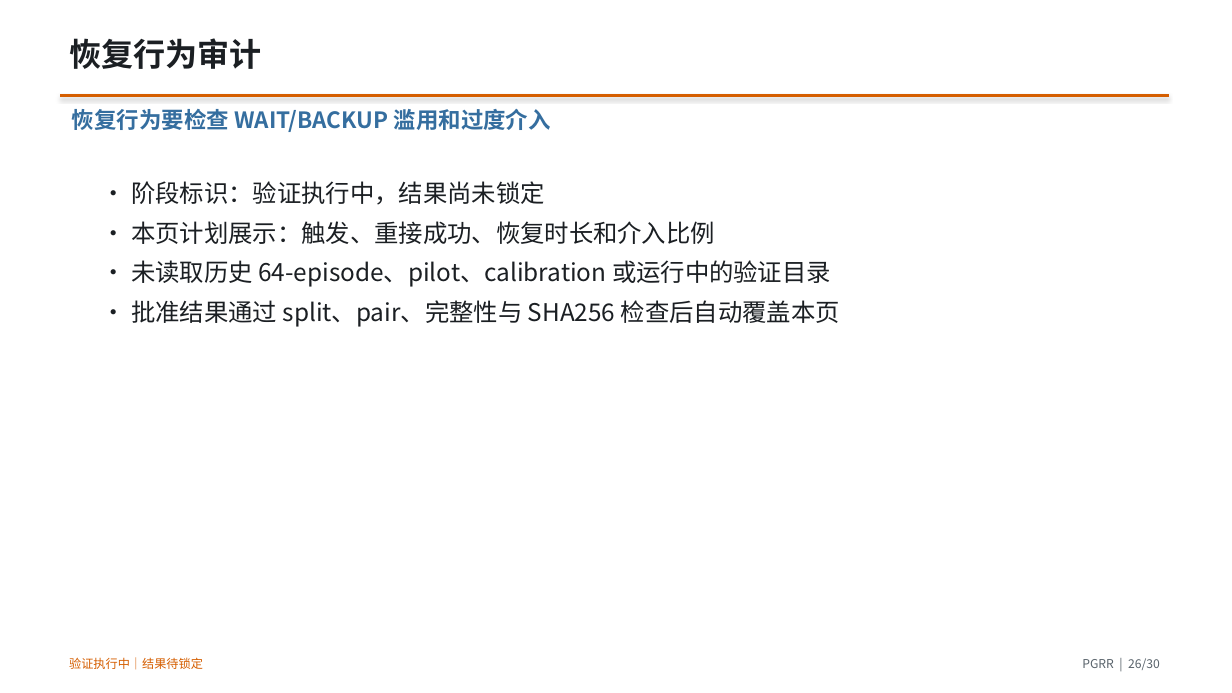
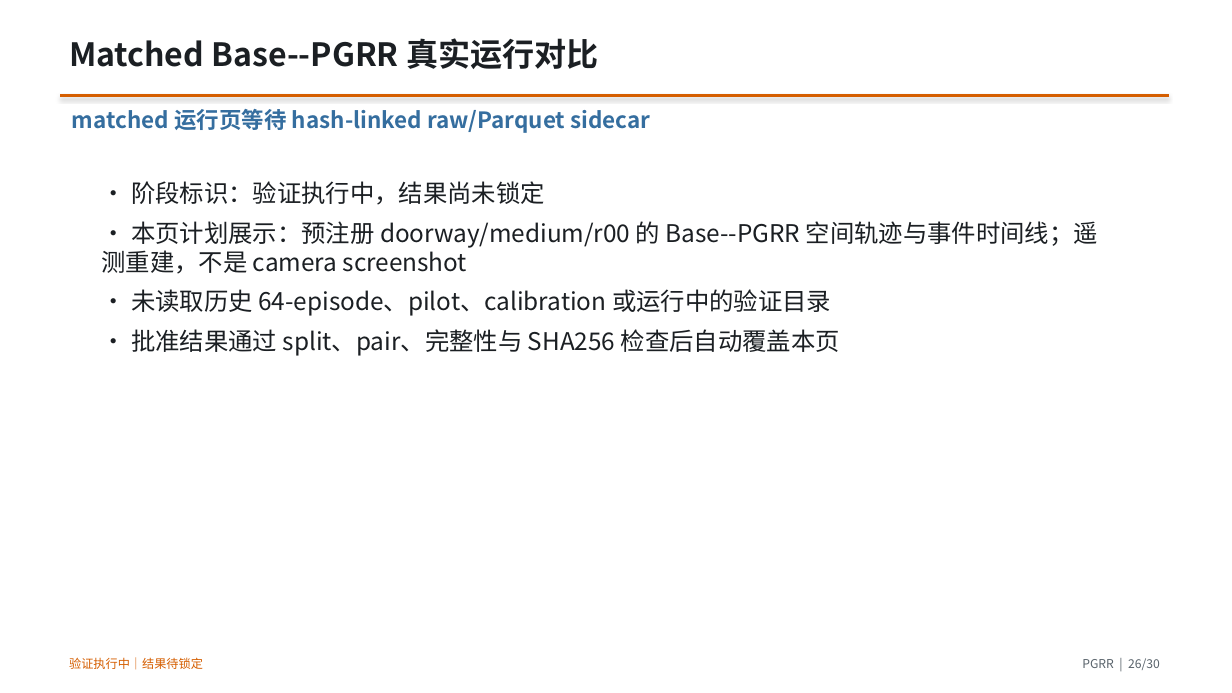
Before and after one commit to CC-robotics/PGRR, a slide deck: slide 26 of presentation/PGRR_report_zh.pptx. Drawn at 1232x693 pixels with LibreOffice and Linux fonts; fonts in the diff are those of the drawing. Boxes give left, top, right and bottom in pixels: in the first picture for what was removed or moved away, otherwise in the second. Text is boxed around its words. In the diff, an @@ line names an element or a change of style, - is before the commit and + after.

```diff
--- a/presentation/PGRR_report_zh.pptx
+++ b/presentation/PGRR_report_zh.pptx
@@ text at <box>69,38,598,69</box>: text changed @@
-恢复行为审计
+Matched Base--PGRR 真实运行对比
@@ text at <box>72,109,650,133</box>: text changed @@
-恢复行为要检查 WAIT/BACKUP 滥用和过度介入
+matched 运行页等待 hash-linked raw/Parquet sidecar
@@ text at <box>101,221,1098,274</box>: text changed @@
-• 本页计划展示：触发、重接成功、恢复时长和介入比例
+• 本页计划展示：预注册 doorway/medium/r00 的 Base--PGRR 空间轨迹与事件时间线；遥测重建，不是 camera screenshot
```
Also in this commit, not shown: 5 other slides changed, 17 other files.
